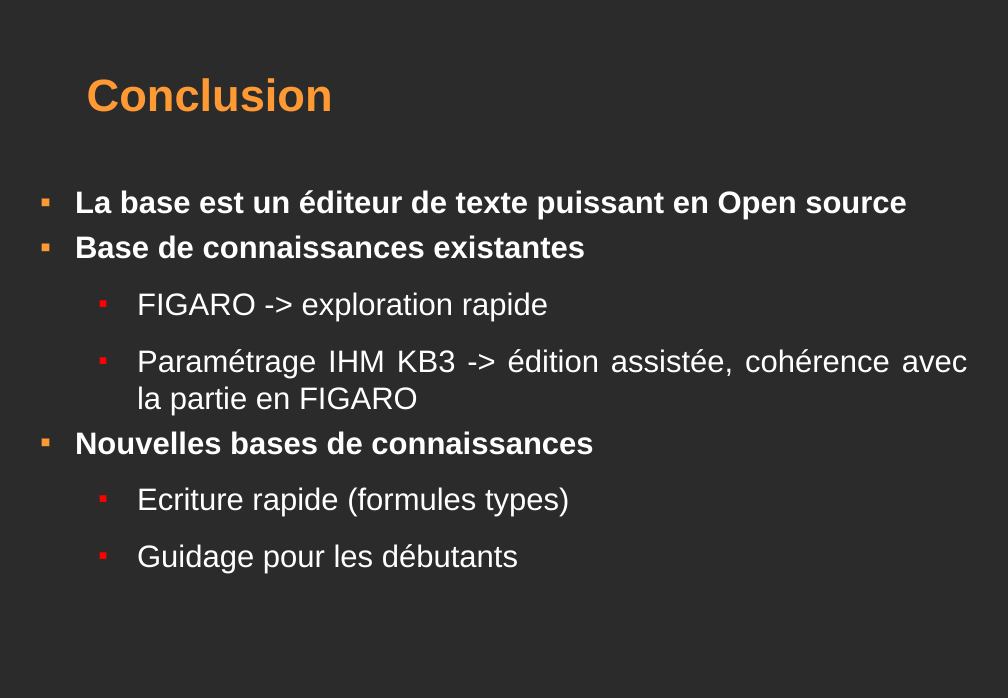
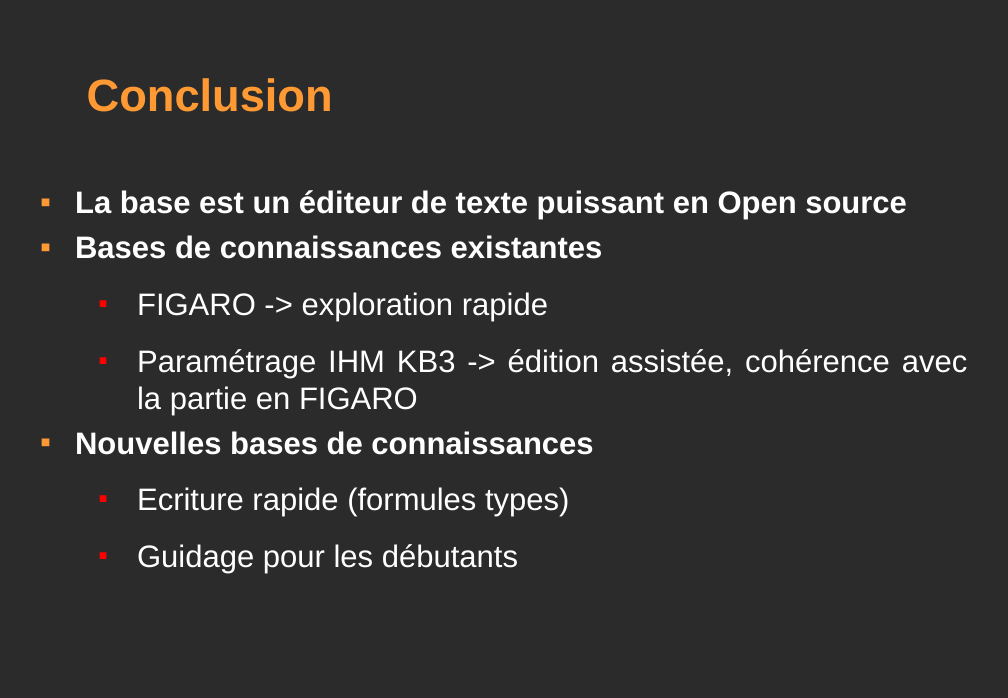
Before and after one commit to EDF-Lab/VisualFigaro, a slide deck: slide 16 of Package/6_Docs_livrables/070619 Visual Figaro intro et partie Figaro.ppt. Drawn at 1008x698 pixels with LibreOffice and Linux fonts; fonts in the diff are those of the drawing; background and template pictures are left out; a plain dark background stands for a picture behind light text. Boxes give left, top, right and bottom in pixels: in the first picture for what was removed or moved away, otherwise in the second. Text is boxed around its words. In the diff, an @@ line names an element or a change of style, - is before the commit and + after.

```diff
--- a/Package/6_Docs_livrables/070619 Visual Figaro intro et partie Figaro.ppt
+++ b/Package/6_Docs_livrables/070619 Visual Figaro intro et partie Figaro.ppt
@@ text at (75,235,603,259): text changed @@
-▪ Base de connaissances existantes
+▪ Bases de connaissances existantes
```
Also in this commit, not shown: 2 other slides changed, 2 other files.
